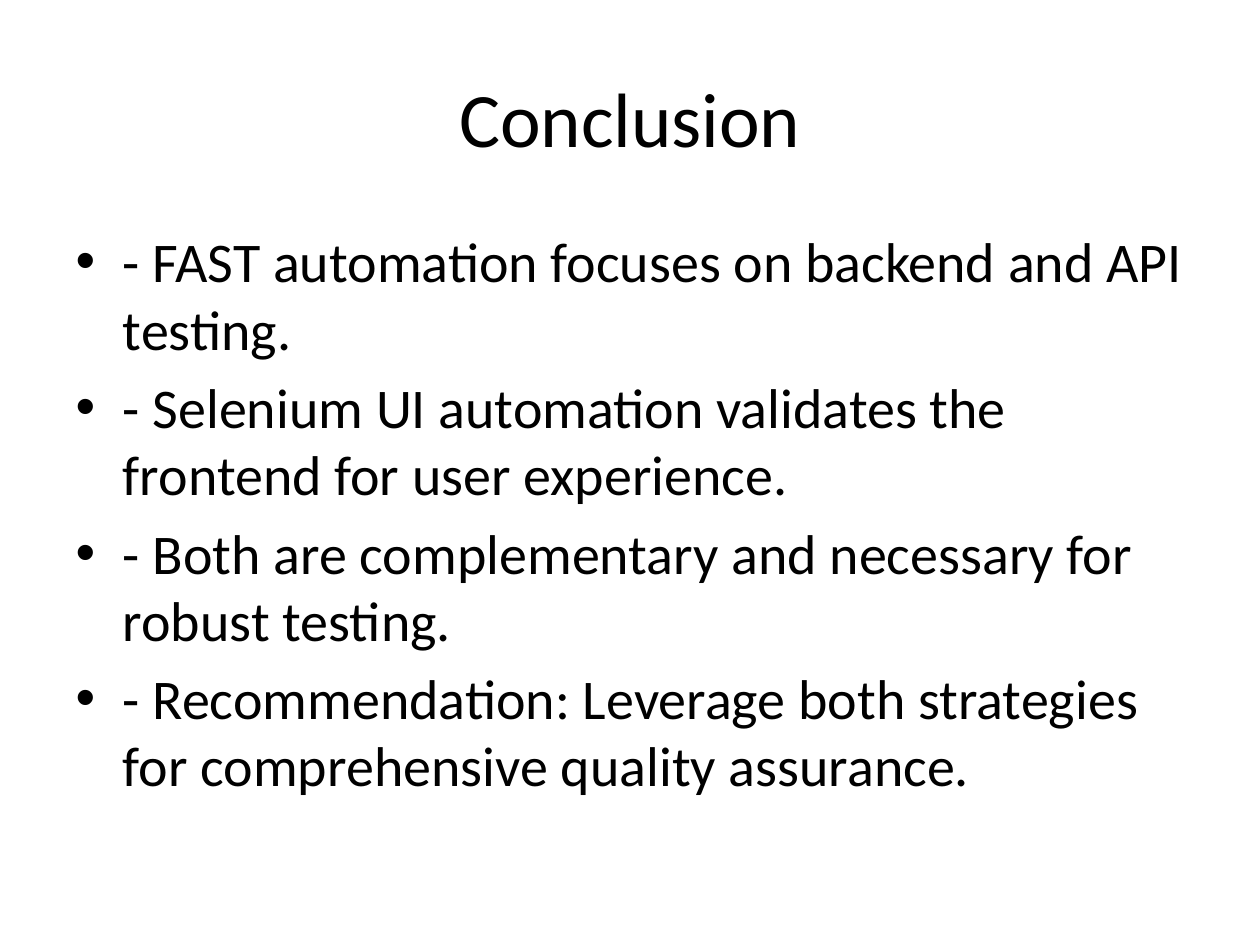
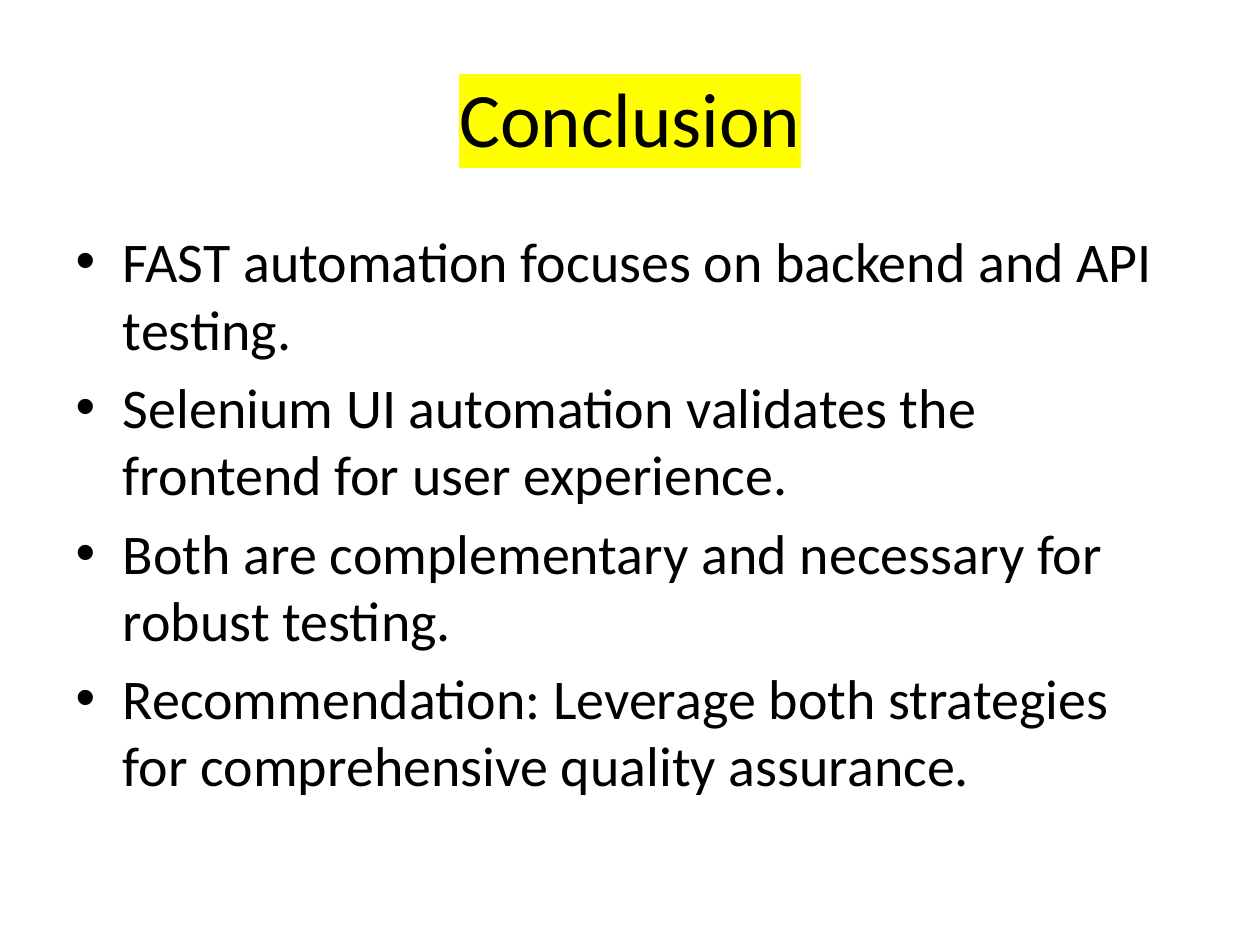
Before and after one commit to leelasan/Automation, a slide deck: slide 11 of Selenium_vs_FAST_Automation.pptx (slide 9 before the commit). Drawn at 1260x945 pixels with LibreOffice and Linux fonts; fonts in the diff are those of the drawing. Boxes give left, top, right and bottom in pixels: in the first picture for what was removed or moved away, otherwise in the second. Text is boxed around its words. In the diff, an @@ line names an element or a change of style, - is before the commit and + after.

```diff
--- a/Selenium_vs_FAST_Automation.pptx
+++ b/Selenium_vs_FAST_Automation.pptx
@@ title "Conclusion" at (x1=459, y1=93, x2=800, y2=148): highlight none to #FFFF00 @@
@@ text at (x1=123, y1=243, x2=1152, y2=795): text changed @@
-• - FAST automation focuses on backend and API testing.
-• - Selenium UI automation validates the frontend for user experience.
-• - Both are complementary and necessary for robust testing.
-• - Recommendation: Leverage both strategies for comprehensive quality assurance.
+• FAST automation focuses on backend and API testing.
+• Selenium UI automation validates the frontend for user experience.
+• Both are complementary and necessary for robust testing.
+• Recommendation: Leverage both strategies for comprehensive quality assurance.
```
Also in this commit, not shown: 8 other slides changed, 2 slides added, 2 other files.
